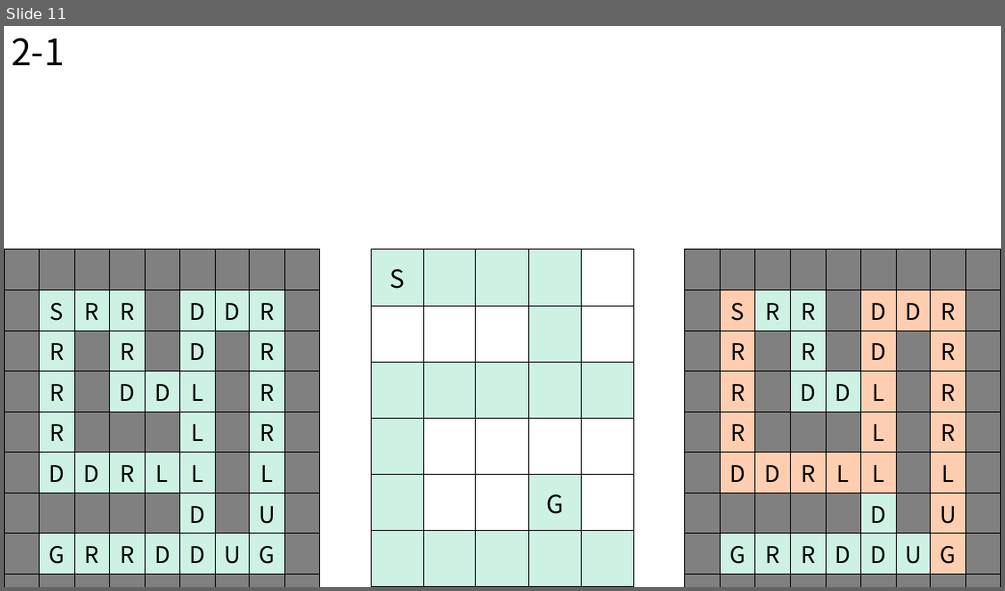
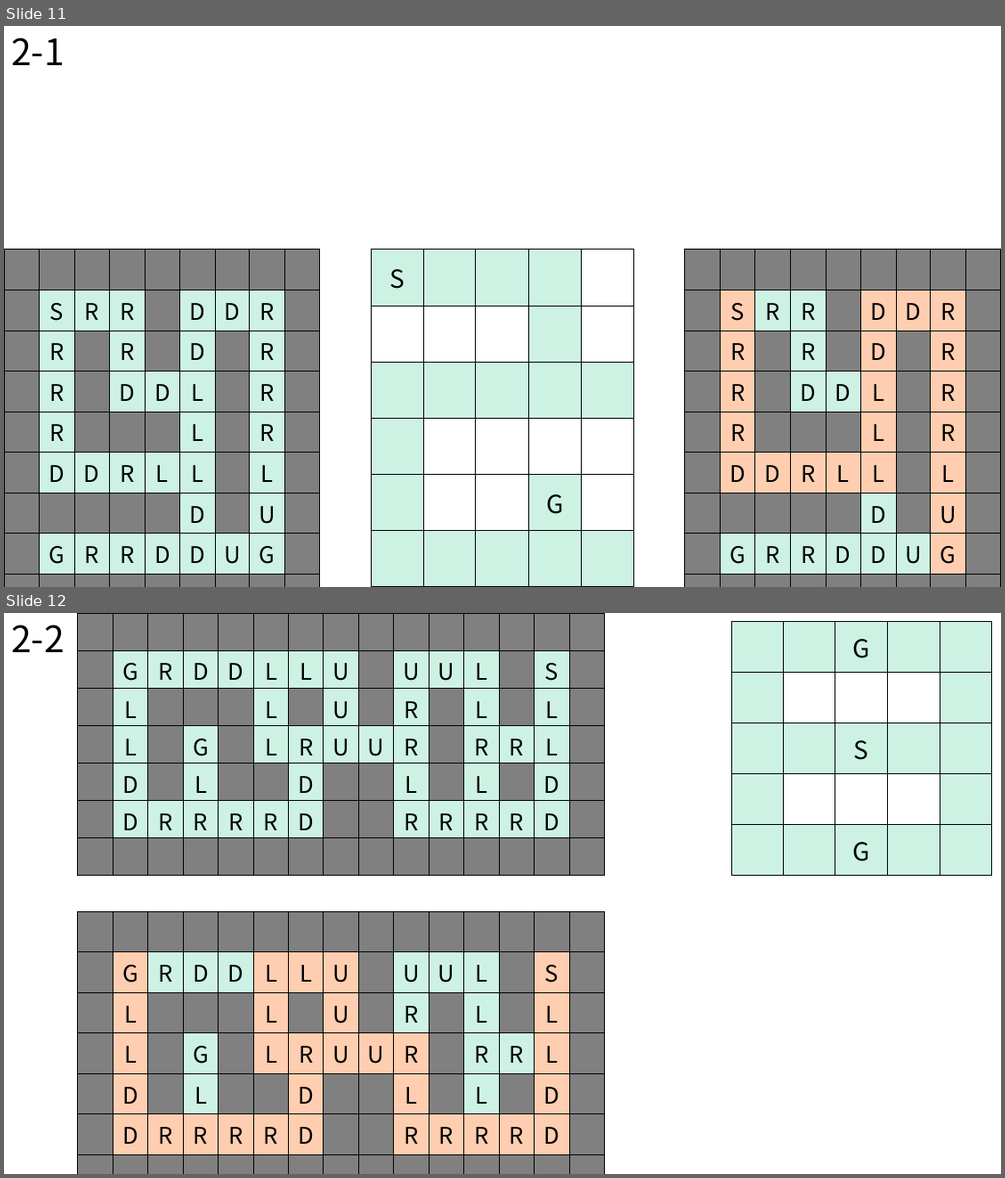
Before and after one commit to BSF0124/Brain-Control, a slide deck: etc/레벨디자인.pptx. Shown one above the other, each under a label of ours: slide 11 before the commit, slides 11 and 12 after it. The pictures are 1005x591 and 1005x1178 pixels, drawn with LibreOffice and Linux fonts; fonts in the diff are those of the drawing. Boxes give left, top, right and bottom in pixels: in the first picture for what was removed or moved away, otherwise in the second. Text is boxed around its words. In the diff, an @@ line names an element or a change of style, - is before the commit and + after.

```diff
--- a/etc/레벨디자인.pptx
+++ b/etc/레벨디자인.pptx
@@ slide 12 added at [4,613,1001,1174], background #FFFFFF @@
@@ text added at [11,625,65,652], 35 pt, text #000000 @@
+2-2
@@ table added at [77,613,604,876], 7 rows, 15 columns @@
+ |  |  |  |  |  |  |  |  |  |  |  |  |  | 
+ | G | R | D | D | L | L | U |  | U | U | L |  | S | 
+ | L |  |  |  | L |  | U |  | R |  | L |  | L | 
+ | L |  | G |  | L | R | U | U | R |  | R | R | L | 
+ | D |  | L |  |  | D |  |  | L |  | L |  | D | 
+ | D | R | R | R | R | D |  |  | R | R | R | R | D | 
+ |  |  |  |  |  |  |  |  |  |  |  |  |  | 
@@ table added at [732,622,991,876], 5 rows, 5 columns @@
+ |  | G |  | 
+ |  |  |  | 
+ |  | S |  | 
+ |  |  |  | 
+ |  | G |  | 
@@ table added at [77,911,604,1174], 7 rows, 15 columns @@
+ |  |  |  |  |  |  |  |  |  |  |  |  |  | 
+ | G | R | D | D | L | L | U |  | U | U | L |  | S | 
+ | L |  |  |  | L |  | U |  | R |  | L |  | L | 
+ | L |  | G |  | L | R | U | U | R |  | R | R | L | 
+ | D |  | L |  |  | D |  |  | L |  | L |  | D | 
+ | D | R | R | R | R | D |  |  | R | R | R | R | D | 
+ |  |  |  |  |  |  |  |  |  |  |  |  |  | 
```
Also in this commit, not shown: 1 slide changed, 12 other files.
